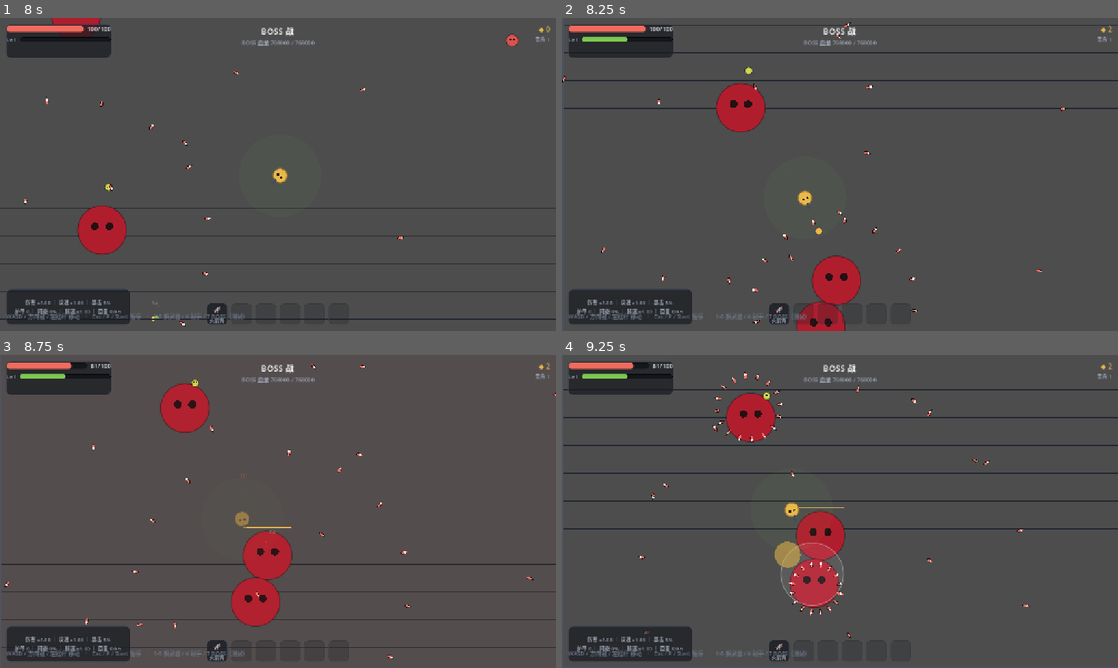
Above: before the commit, frames 1-4 (two rows, left to right).
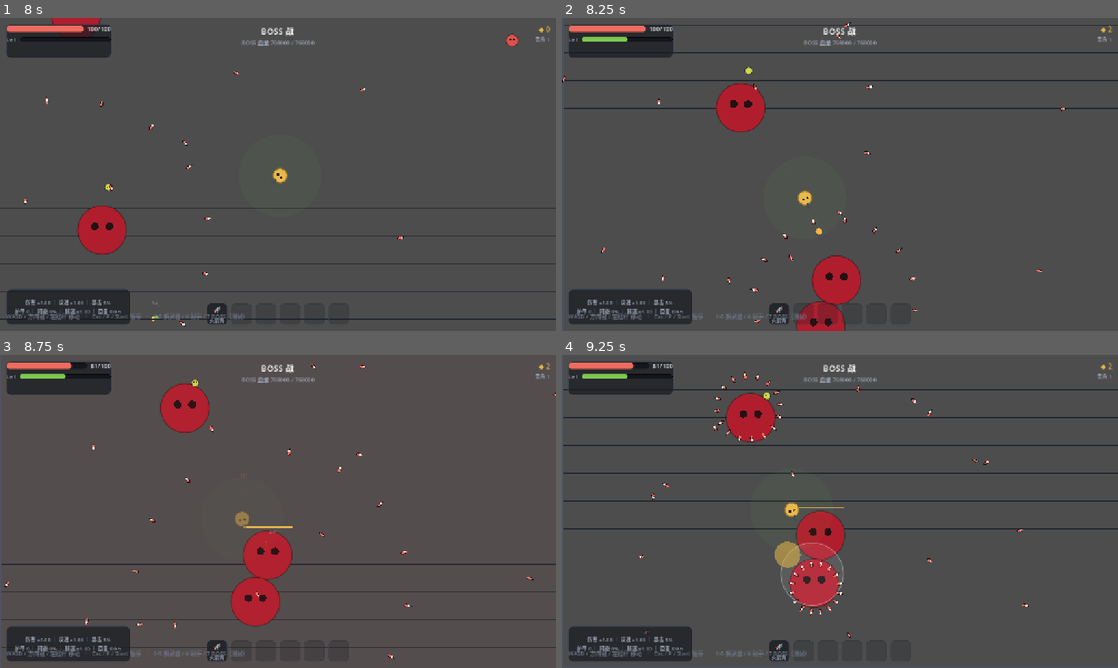
Above: after the commit, the same moments.

Repository: CONQUERORLL/TheGreatestProject
Game: Godot game, scene res://tests/smoke_test.tscn
The game is run twice, just before and just after one commit, with the same random seed, the same clock (stepped at 60 frames per second) and the same inputs. This scene is started directly instead of the project's main scene.
Inputs (mouse positions are in pixels of both pictures, inside the frame that each line leads up to):
- Up to frame 1 (8 s): tap Enter (ui_accept) at 0.5, 0.77, 1.25, 2.75, 3.77, 6.77 s; move the mouse to (400, 158) at 0.52 s; hold D (move_right) 0.53-1.25 s; tap 6 at 0.6, 2.1 s; click (400, 158) at 0.67 s; tap 7 every 1.5 s from 0.8 to 6.8 s; drag from (166, 190) to (250, 237) at 1.27 s; move the mouse to (333, 105) at 2.02 s; hold D (move_right) 2.03-2.75 s; drag from (250, 237) to (111, 127) at 2.77 s; move the mouse to (444, 221) at 3.52 s; hold A (move_left) 3.53-4.25 s; tap 1 at 3.6 s; drag from (111, 127) to (194, 96) at 4.27 s; move the mouse to (305, 174) at 5.02 s; hold S (move_down) 5.03-5.75 s; tap 3 at 5.1 s; click (305, 174) at 5.17 s; drag from (194, 96) to (166, 190) at 5.77 s; move the mouse to (400, 158) at 6.52 s; hold W (move_up) 6.53-7.25 s; tap 5 at 6.6 s; drag from (166, 190) to (250, 237) at 7.27 s
- Up to frame 2 (8.25 s): move the mouse to (895, 105) at 8.02 s; hold S (move_down) from 8.03 s (still down); tap 6 at 8.1 s
- Up to frame 3 (8.75 s): keep holding S (move_down); tap 7 at 8.3 s
- Up to frame 4 (9.25 s): release S (move_down) at 8.75 s; drag from (812, 574) to (673, 464) at 8.77 s

Frame 1 is identical in both runs. In frame 2, 0.1% of the frame differs, in the area x 33-64%, y 64-100%; in frame 3, 0.1%; in frame 4, 0.2%, in the area x 13-85%, y 6-90%.

Commit message:
feat: 事件波次系统（宝箱守卫/精英狩猎/流星雨）
- 每 4 波触发一次事件波（3/7/11/15…，BOSS 波自动跳过），三选一随机
- 🎁 宝箱守卫波：全场只刷新增的宝箱守卫怪（金色方形高价值目标），
  清场必掉 1 件高品阶道具（紫/金/红加权，波次越高金红越多）
- ⚔ 精英狩猎波：精英怪 40% + 常规怪 60%，波末按精英击杀率结算材料奖励
  （波次×20×击杀率，全杀拿满）；HUD 显示击杀进度提示
- ☄ 流星雨波：常规怪 + 每 1.5s 天降流星（70% 砸玩家附近），
  预警圈闪烁收缩 0.9s 后砸落 AOE（伤害随波次/难度缩放）；撑过全波奖励波次×12 材料
- HUD 波次行显示事件类型标签；横幅预告 + 结算公告
- 冒烟测试新增事件波判定/选怪/三种结算路径断言；多 seed 回归 + 240 敌群 16.4ms/tick 全 PASS

Diff:
--- a/game/scripts/core/config.gd
+++ b/game/scripts/core/config.gd
@@ -49,6 +49,7 @@
 	"wizard": { "name": "蛊惑法师", "hp": 26.0, "speed": 66.0, "dmg": 12.0, "xp": 9, "mat": 6, "r": 16.0, "color": "#b05ae0", "shape": "circle", "keep_dist": 320.0, "shoot_cd": 1.7, "bspeed": 340.0, "heart_chance": 0.10 },
 	"shadow": { "name": "暗影刺客", "hp": 18.0, "speed": 205.0, "dmg": 12.0, "xp": 6, "mat": 4, "r": 10.0, "color": "#3d4356", "shape": "diamond", "heart_chance": 0.05 },
 	"guard": { "name": "重装卫兵", "hp": 120.0, "speed": 42.0, "dmg": 20.0, "xp": 14, "mat": 10, "r": 30.0, "color": "#5a6dbf", "shape": "square", "heart_chance": 0.18 },
+	"chest_guard": { "name": "宝箱守卫", "hp": 90.0, "speed": 60.0, "dmg": 14.0, "xp": 12, "mat": 15, "r": 24.0, "color": "#c9a24a", "shape": "square", "heart_chance": 0.10 },
 	"boss": { "name": "巨型土豆王", "hp": 768000.0, "speed": 64.0, "dmg": 28.0, "xp": 60, "mat": 100, "r": 56.0, "color": "#b01e2e", "shape": "circle", "ring_cd": 2.2, "ring_count": 16, "bspeed": 260.0, "heart_chance": 1.0 },
 }
 
@@ -57,6 +58,22 @@
 	{ "item": "guard", "w": 0.30 }, { "item": "wizard", "w": 0.30 },
 	{ "item": "shadow", "w": 0.22 }, { "item": "bomber", "w": 0.18 },
 ]
+
+## 事件波：每 4 波触发一次（波 3/7/11/15…，跳过 BOSS 波），从 3 种事件随机
+## - treasure 宝箱守卫波：全场只刷宝箱守卫，清完必掉 1 件高品阶道具（紫/金/红加权）
+## - hunt 精英狩猎波：少量精英怪 + 常规怪，波末存活精英数越少奖励材料越多
+## - meteor 流星雨波：常规怪 + 天降流星（预警圈 0.9s 后砸落 AOE），考验走位
+const EVENT_WAVE_INTERVAL := 4
+const EVENT_WAVE_FIRST := 3
+const METEOR_WARN_TIME := 0.9
+const METEOR_DAMAGE := 22.0
+const METEOR_RADIUS := 78.0
+const METEOR_FALL_CD := 1.5
+
+static func is_event_wave(w: int) -> bool:
+	if w < EVENT_WAVE_FIRST or Config.is_boss_wave(w):
+		return false
+	return (w - EVENT_WAVE_FIRST) % EVENT_WAVE_INTERVAL == 0
 
 ## 升级池（可重复叠加；effects 键 = player.stats 键，创意工坊数据驱动；
 ## 特例：heal_flat = 最大生命+立即回复同值，heal_pct = 立即回复最大生命百分比）
--- a/game/scripts/core/registry.gd
+++ b/game/scripts/core/registry.gd
@@ -416,7 +416,7 @@
 	var ai_map := { "grunt": "chaser", "runner": "runner", "tank": "chaser",
 		"shooter": "shooter", "boss": "boss",
 		"swarm": "chaser", "bomber": "runner", "wizard": "shooter",
-		"shadow": "runner", "guard": "chaser" }
+		"shadow": "runner", "guard": "chaser", "chest_guard": "chaser" }
 	for id2 in Config.ENEMIES:
 		var e: Dictionary = Config.ENEMIES[id2].duplicate()
 		e["id"] = id2
--- /dev/null
+++ b/game/scripts/fx/meteor.gd
@@ -0,0 +1,63 @@
+class_name Meteor
+extends Node2D
+## 流星雨事件的天降流星：先显示预警圈（红色收缩环），预警结束后砸落：
+## AOE 伤害玩家（敌我不伤敌），砸落点爆裂特效后自毁。纯视觉预警不拦截输入。
+
+var warn_t := 0.9
+var radius := 78.0
+var dmg := 22.0
+var player
+var _warn_total := 0.9
+var _landed := false
+
+static func spawn(parent: Node, pos: Vector2, target_player, damage: float, r: float, warn: float) -> void:
+	var m := Meteor.new()
+	m.position = pos
+	m.player = target_player
+	m.dmg = damage
+	m.radius = r
+	m.warn_t = warn
+	m._warn_total = warn
+	m.z_index = 15
+	parent.add_child(m)
+
+func _ready() -> void:
+	add_to_group("fx")
+
+func _physics_process(delta: float) -> void:
+	if _landed:
+		return
+	if not GameState.is_running():
+		return
+	warn_t -= delta
+	if warn_t <= 0.0:
+		_land()
+	else:
+		queue_redraw()
+
+func _land() -> void:
+	_landed = true
+	# 砸落：AOE 判定玩家
+	if player != null and is_instance_valid(player):
+		if global_position.distance_to(player.global_position) < radius + float(Config.PLAYER.radius):
+			player.take_damage(dmg)
+	# 爆裂特效（橙红双层）+ 震屏
+	Burst.spawn(get_parent(), global_position, Color("ff8a3d"), 14, 220.0)
+	Burst.spawn(get_parent(), global_position, Color("ffd24a"), 8, 120.0)
+	EventBus.screen_shake.emit(4.0)
+	Sfx.play("shoot_rocket")
+	queue_free()
+
+func _draw() -> void:
+	if _landed:
+		return
+	var t := clampf(warn_t / _warn_total, 0.0, 1.0)
+	# 预警圈：外圈警戒环（闪烁）+ 内圈随时间收缩的落点指示
+	var blink := 0.35 + 0.3 * sin(Time.get_ticks_msec() * 0.02)
+	draw_arc(Vector2.ZERO, radius, 0.0, TAU, 40, Color(1.0, 0.45, 0.25, blink), 3.0, true)
+	var inner := radius * t
+	draw_arc(Vector2.ZERO, inner, 0.0, TAU, 40, Color(1.0, 0.62, 0.3, 0.55), 2.0, true)
+	if inner > 6.0:
+		draw_circle(Vector2.ZERO, inner, Color(1.0, 0.4, 0.2, 0.10))
+	# 落点中心标记
+	draw_circle(Vector2.ZERO, 3.0, Color(1.0, 0.7, 0.4, 0.9))
--- a/game/scripts/systems/wave_manager.gd
+++ b/game/scripts/systems/wave_manager.gd
@@ -18,6 +18,9 @@
 var player: Node2D
 var _alive_cache := 0    # 存活敌数缓存（0.12s 刷新，大规模敌群省全量遍历）
 var _alive_t := 0.0
+var event_kind := ""     # 当前事件波类型："" 常规 / treasure / hunt / meteor
+var _meteor_t := 0.0     # 流星雨：下次砸落倒计时
+var _hunt_elites_total := 0   # 精英狩猎：本场精英总数（奖励基数）
 
 func _ready() -> void:
 	EventBus.boss_killed.connect(_on_boss_killed)
@@ -40,6 +43,9 @@
 	wave = clampi(n, 1, wave_max)
 	ending_started = false
 	boss_dead = false
+	event_kind = ""
+	_meteor_t = 0.0
+	_hunt_elites_total = 0
 	spawn_t = 0.6
 	wave_timer = Config.wave_duration(wave)
 	_clear_projectiles()
@@ -54,11 +60,29 @@
 		spawn(bid)
 		EventBus.banner_requested.emit("第 %d 波 · BOSS" % wave,
 			Registry.enemies[bid].name + " 出现了！活下去并击败它！", 2.6)
+	elif Config.is_event_wave(wave):
+		_roll_event_wave()
 	else:
 		EventBus.banner_requested.emit("第 %d 波%s" % [wave,
 				" / 共 %d 波" % Config.WAVES_TOTAL if not GameState.endless else " · 无尽炼狱"],
 			"武器会自动攻击，专心走位", 2.2)
 	EventBus.wave_started.emit(wave)
+
+## 事件波抽取：宝箱守卫 / 精英狩猎 / 流星雨 三选一
+func _roll_event_wave() -> void:
+	event_kind = String(GameRng.weighted_pick([
+		{ "item": "treasure", "w": 0.34 }, { "item": "hunt", "w": 0.33 },
+		{ "item": "meteor", "w": 0.33 }]))
+	match event_kind:
+		"treasure":
+			EventBus.banner_requested.emit("第 %d 波 · 🎁 宝箱守卫" % wave,
+				"击杀全部宝箱守卫，战利品归你！", 2.6)
+		"hunt":
+			EventBus.banner_requested.emit("第 %d 波 · ⚔ 精英狩猎" % wave,
+				"尽早击杀精英！波末按存活精英数扣减奖励", 2.6)
+		"meteor":
+			EventBus.banner_requested.emit("第 %d 波 · ☄ 流星雨" % wave,
+				"天降流星！看清预警圈再走位", 2.6)
 
 func _physics_process(delta: float) -> void:
 	if GameState.phase == GameState.Phase.INTRO:
@@ -74,6 +98,12 @@
 	if not is_boss_wave:
 		wave_timer -= delta
 		spawn_t -= delta
+		# 流星雨：常规刷怪 + 周期性天降流星（优先砸玩家附近）
+		if event_kind == "meteor":
+			_meteor_t -= delta
+			if _meteor_t <= 0.0:
+				_meteor_t = Config.METEOR_FALL_CD
+				_spawn_meteor()
 		# 存活敌数 0.12s 缓存刷新：大规模敌群下免每帧全量遍历
 		_alive_t -= delta
 		if _alive_t <= 0.0:
@@ -99,6 +129,7 @@
 			_alive_cache = 0
 		# 普通波：清场后进入商店（main 监听 wave_ended 打开；下一波由商店"下一波"触发）
 		if wave_timer <= 0.0 and alive == 0:
+			_settle_event_wave()
 			EventBus.wave_ended.emit(wave)
 	else:
 		# BOSS 波：混合干扰怪持续刷新（BOSS 击破后停止），BOSS 不死不休
@@ -109,14 +140,75 @@
 				{ "item": "runner", "w": 0.35 }, { "item": "grunt", "w": 0.30 },
 				{ "item": "shadow", "w": 0.20 }, { "item": "bomber", "w": 0.15 }])))
 
-## 选怪：常规按波次权重组合；高难度（hard/噩梦）有 elite_chance 概率
-## 在第 4 波起替换为精英怪（重装卫兵/蛊惑法师/暗影刺客/自爆虫）
+## 选怪：事件波用专属组合；常规按波次权重组合；
+## 高难度（hard/噩梦）有 elite_chance 概率在第 4 波起替换为精英怪
 func _pick_spawn_id(diff: Dictionary) -> String:
+	match event_kind:
+		"treasure":
+			# 宝箱守卫波：只刷宝箱守卫（少量慢速高价值目标）
+			return "chest_guard"
+		"hunt":
+			# 精英狩猎波：精英 40% + 常规怪 60%
+			if GameRng.chance(0.4):
+				var elite := String(GameRng.weighted_pick(Config.ELITE_POOL))
+				_hunt_elites_total += 1
+				return elite
+			return String(GameRng.weighted_pick(Registry.wave_composition(wave)))
 	var pick_id := String(GameRng.weighted_pick(Registry.wave_composition(wave)))
 	var elite_ch := float(diff.get("elite_chance", 0.0))
 	if elite_ch > 0.0 and wave >= 4 and GameRng.chance(elite_ch):
 		pick_id = String(GameRng.weighted_pick(Config.ELITE_POOL))
 	return pick_id
+
+## 流星砸落点：70% 砸玩家附近（半径 120-320 随机），30% 全场随机
+func _spawn_meteor() -> void:
+	var pos := Vector2.ZERO
+	if GameRng.chance(0.7):
+		var ang := GameRng.next() * TAU
+		var dist := GameRng.range_f(120.0, 320.0)
+		pos = player.global_position + Vector2.from_angle(ang) * dist
+	else:
+		pos = Vector2(GameRng.range_f(60.0, Config.WORLD.w - 60.0),
+			GameRng.range_f(60.0, Config.WORLD.h - 60.0))
+	var dmg := Config.METEOR_DAMAGE * Config.wave_dmg_scale(wave) \
+			* float(Registry.get_difficulty(GameState.difficulty_id).dmg_mult)
+	Meteor.spawn(get_parent(), pos, player, dmg, Config.METEOR_RADIUS, Config.METEOR_WARN_TIME)
+
+## 事件波结算（进商店前调用，wave_ended 之前）
+func _settle_event_wave() -> void:
+	match event_kind:
+		"treasure":
+			# 宝箱波清场必掉 1 件高品阶道具（紫/金/红加权，波次越高金红越多）
+			var pool: Array = []
+			for it in Registry.item_list():
+				var r := String(it.get("rarity", "common"))
+				if r in ["epic", "mythic", "legendary"]:
+					pool.append({ "item": it, "w": Config.rarity_weight(r, wave) * 6.0 })
+			if not pool.is_empty():
+				var loot: Dictionary = GameRng.weighted_pick(pool)
+				player.apply_item(String(loot.id))
+				EventBus.banner_requested.emit("🎁 战利品！",
+					"获得 %s %s" % [loot.ico, loot.name], 2.6)
+				Sfx.play("buy")
+		"hunt":
+			# 精英狩猎：按击杀比例奖励材料（波次 × 20 × 击杀率，至少 10）
+			var alive_elites := 0
+			for e in get_tree().get_nodes_in_group("enemies"):
+				if e.flee <= 0.0 and String(e.type) in ["guard", "wizard", "shadow", "bomber"]:
+					alive_elites += 1
+			if _hunt_elites_total > 0:
+				var killed := maxi(0, _hunt_elites_total - alive_elites)
+				var reward := maxi(10, int(round(float(wave) * 20.0
+					* float(killed) / float(_hunt_elites_total))))
+				GameState.add_materials(reward)
+				EventBus.banner_requested.emit("⚔ 狩猎结算",
+					"击杀 %d/%d 精英 · 奖励 %d ◆" % [killed, _hunt_elites_total, reward], 2.4)
+		"meteor":
+			# 流星雨撑过即奖励（波次 × 12 材料）
+			var reward_m := wave * 12
+			GameState.add_materials(reward_m)
+			EventBus.banner_requested.emit("☄ 撑过流星雨",
+				"奖励 %d ◆" % reward_m, 2.2)
 
 ## 刷怪：玩家视野外一圈、世界边界内（原型 12 次尝试，距玩家 >420）
 func spawn(type: String) -> void:
--- a/game/scripts/ui/hud.gd
+++ b/game/scripts/ui/hud.gd
@@ -76,7 +76,12 @@
 		_wave_text.text = "BOSS 战"
 		_timer_text.text = "BOSS 血量 %d / %d" % [ceili(maxf(wm_boss.hp, 0.0)), roundi(wm_boss.max_hp)]
 	else:
-		_wave_text.text = "第 %d 波" % wave_manager.wave
+		var ev_label := ""
+		match wave_manager.event_kind:
+			"treasure": ev_label = " · 🎁宝箱守卫"
+			"hunt": ev_label = " · ⚔精英狩猎"
+			"meteor": ev_label = " · ☄流星雨"
+		_wave_text.text = "第 %d 波%s" % [wave_manager.wave, ev_label]
 		_timer_text.text = ("剩余 %d 秒" % ceili(wave_manager.wave_timer)) \
 			if wave_manager.wave_timer > 0.0 else "清场中…"
 	# 右上：材料 / 击杀
--- a/game/tests/smoke_test.gd
+++ b/game/tests/smoke_test.gd
@@ -611,7 +611,67 @@
 	if FileAccess.file_exists(meta_path):
 		DirAccess.remove_absolute(ProjectSettings.globalize_path(meta_path))
 	print("SMOKE: talent + weapon evolution OK")
-	# 连续碰撞工具：线段跨过圆心必须命中，偏离则不能误判。
+	# ---- 事件波：判定/三种事件/结算 ----
+	GameState.endless = false
+	if not Config.is_event_wave(3) or Config.is_event_wave(4) or Config.is_event_wave(10):
+		_fail("事件波判定错误（3 应为事件波，10 BOSS 波不触发）")
+		return
+	GameState.endless = true
+	if not Config.is_event_wave(11) or Config.is_event_wave(17) or Config.is_event_wave(20):
+		_fail("事件波判定错误（11/15/19 事件，17 常规，20 BOSS 排除）")
+		return
+	GameState.endless = false
+	# 宝箱守卫波：直接驱动 wave_manager 内部状态走完整流程
+	var wm3: Node = _main.get_node("WaveManager")
+	wm3.start_wave(3)
+	await get_tree().process_frame
+	if not ["treasure", "hunt", "meteor"].has(wm3.event_kind):
+		_fail("事件波未抽取类型（kind=%s）" % wm3.event_kind)
+		return
+	# 三种事件的选怪逻辑
+	var diff_normal: Dictionary = Registry.get_difficulty("normal")
+	if wm3.event_kind == "treasure" and wm3._pick_spawn_id(diff_normal) != "chest_guard":
+		_fail("宝箱守卫波选怪错误")
+		return
+	# 强制 treasure 结算路径：清场 → 掉高阶道具
+	wm3.event_kind = "treasure"
+	var mats_t0: int = GameState.materials
+	var items_t0: int = p4.items_owned.size()
+	wm3.ending_started = true
+	wm3.wave_timer = 0.0
+	wm3._settle_event_wave()
+	await get_tree().process_frame
+	if p4.items_owned.size() <= items_t0:
+		_fail("宝箱守卫波清场未掉高阶道具")
+		return
+	# 强制 hunt 结算路径：0 精英存活给满额奖励
+	wm3.event_kind = "hunt"
+	wm3._hunt_elites_total = 5
+	wm3.wave_timer = 0.0
+	var mats_h0: int = GameState.materials
+	wm3._settle_event_wave()
+	if GameState.materials <= mats_h0:
+		_fail("精英狩猎结算未发放奖励")
+		return
+	# 强制 meteor 结算 + 流星生成
+	wm3.event_kind = "meteor"
+	wm3._meteor_t = 0.0
+	var mats_m0: int = GameState.materials
+	wm3._spawn_meteor()
+	wm3._settle_event_wave()
+	if GameState.materials <= mats_m0:
+		_fail("流星雨结算未发放奖励")
+		return
+	if get_tree().get_nodes_in_group("fx").is_empty():
+		_fail("流星未生成预警特效")
+		return
+	# 清理测试残留：回到安全状态
+	wm3.event_kind = ""
+	for fx_node in get_tree().get_nodes_in_group("fx"):
+		fx_node.queue_free()
+	GameState.set_phase(GameState.Phase.PLAYING)
+	print("SMOKE: event waves OK")
+
 	if not Combat.segment_hits_circle(Vector2.ZERO, Vector2(100, 0), Vector2(50, 0), 4.0) \
 			or Combat.segment_hits_circle(Vector2.ZERO, Vector2(100, 0), Vector2(50, 20), 4.0):
 		_fail("连续线段碰撞判定错误")
Not shown, added: game/scripts/core/meta_progress.gd.uid
Not shown, added: game/scripts/fx/meteor.gd.uid
